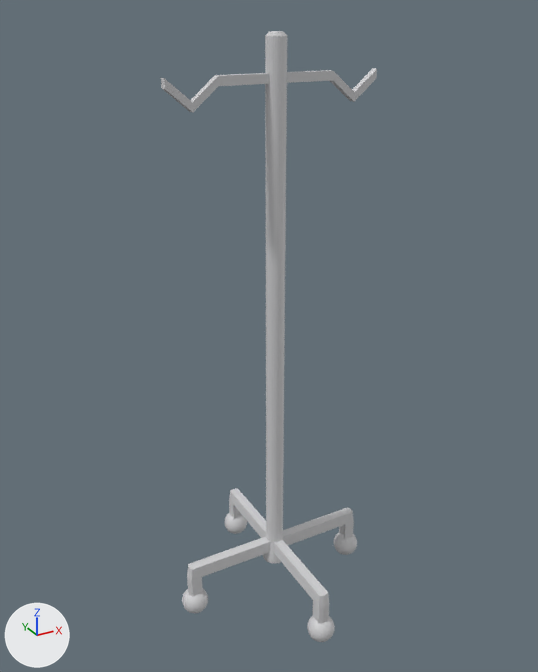
Renders of the FBX model Assets/Scenes/IV_stand.fbx from each side of a commit.
Rendered twice from a 50 mm lens placed at (-1.069, -1.903, 1.94), pointed at (-0.01, 0.023, 0.977). Every picture has the same lights, and +X, +Y and +Z are marked at lower left. Where no turn or scale is listed for an object, it has been applied to the vertices.
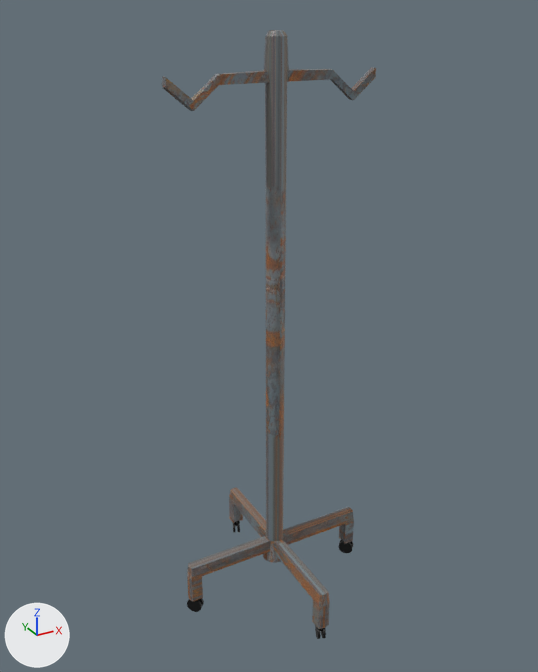
Changed parts and their boxes [x1, y1, x2, y2] in the pictures (538 x 672 px; the box of a moved part takes in the faces that stretch with it):
'Cylinder', surface changed, reshaped, moved: before [161, 31, 377, 642]; after [162, 30, 376, 639]
part 1 of me_cylinder, moved or reshaped: before [182, 508, 357, 642]; after [187, 507, 353, 639]
part 2 of me_cylinder, moved or reshaped: before [161, 32, 377, 112]; after [162, 31, 376, 111]
part 3 of me_cylinder, surface changed: [187, 32, 354, 624] in both

The change in detail:
Picture 'rusty_metal.jpg' (img_rusty_metal_jpg) is new.
Material 'Metal' (mat_metal) changes its picture from img_white_jpg to img_rusty_metal_jpg.
Material 'Wheel' (mat_wheel) is new.
Its base color is (0.0, 0.0, 0.0) (black #000000).
Its roughness is 0.4.
me_cylinder is used by ob_cylinder; location (0.0, 0.0, 0.0).
me_cylinder had 2620 vertices, 2710 faces and spanned x -0.36..0.36, y -0.37..0.37, z 0.0..1.88.
me_cylinder now has 2002 vertices, 1337 faces and spans x -0.35..0.35, y -0.35..0.35, z 0.0..1.88.
me_cylinder part 1: 80 vertices moved within x -0.35..0.35, y -0.35..0.35, z 0.0..0.05; 1761 vertices removed from x -0.36..0.36, y -0.37..0.37, z 0.0..0.09; 1143 vertices added at x -0.35..0.35, y -0.35..0.35, z 0.0..0.05.
me_cylinder part 2: 4 vertices moved from x -0.03..0.03, y -0.01..0.01, z 1.78 to x -0.04..0.04, y -0.01..0.01, z 1.78; 22 vertices removed from x -0.34..0.34, y -0.03..0.03, z 1.71..1.87; 22 vertices added at x -0.33..0.33, y -0.02..0.02, z 1.72..1.87.
me_cylinder part 3: 482 kept faces spanning x -0.34..0.34, y -0.34..0.34, z 0.05..1.88 get new texture (UV) coordinates.
me_cylinder now uses material mat_wheel (black #000000).
Object 'Cylinder' (ob_cylinder) moves from (0.0, 0.0, 0.0) to (0.0, 0.0, 0.003).
